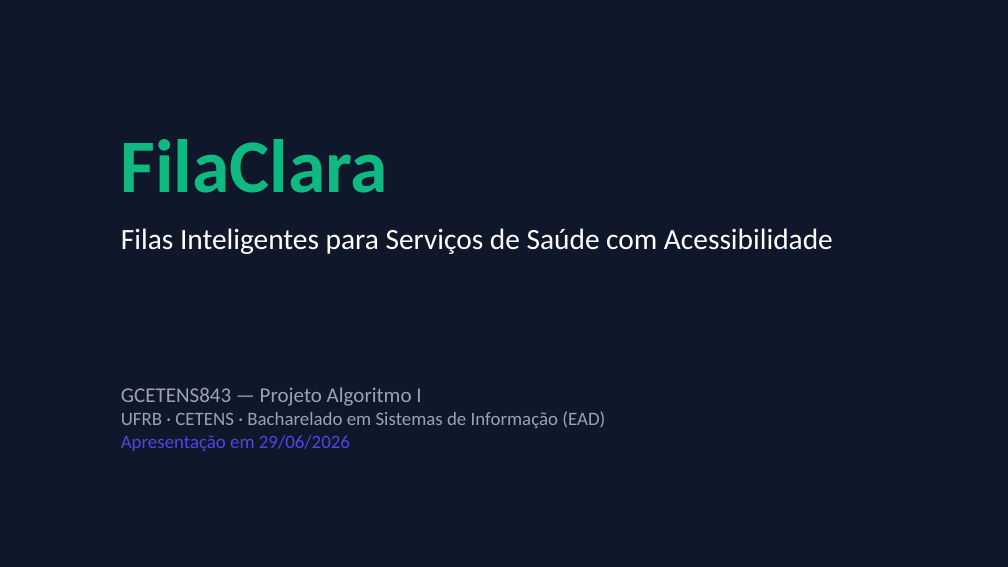
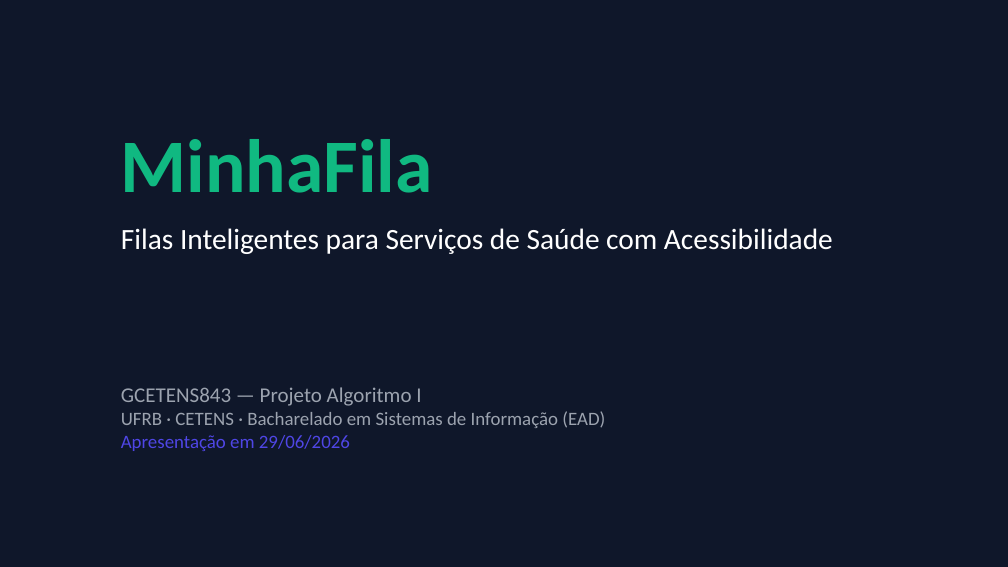
Before and after one commit to Deivisan/Metodologia-EAD, a slide deck: slide 1 of disciplinas/gcetens843-projeto-algoritmo-i/atividades/trabalhos/projeto-algoritmos/apresentacao-minhafila.pptx. Drawn at 1008x567 pixels with LibreOffice and Linux fonts; fonts in the diff are those of the drawing. Boxes give left, top, right and bottom in pixels: in the first picture for what was removed or moved away, otherwise in the second. Text is boxed around its words. In the diff, an @@ line names an element or a change of style, - is before the commit and + after.

```diff
--- a/disciplinas/gcetens843-projeto-algoritmo-i/atividades/trabalhos/projeto-algoritmos/apresentacao-minhafila.pptx
+++ b/disciplinas/gcetens843-projeto-algoritmo-i/atividades/trabalhos/projeto-algoritmos/apresentacao-minhafila.pptx
@@ text at box(121, 139, 433, 193): text changed @@
-FilaClara
+MinhaFila
```
Also in this commit, not shown: 1 other slide changed, 5 other files.
